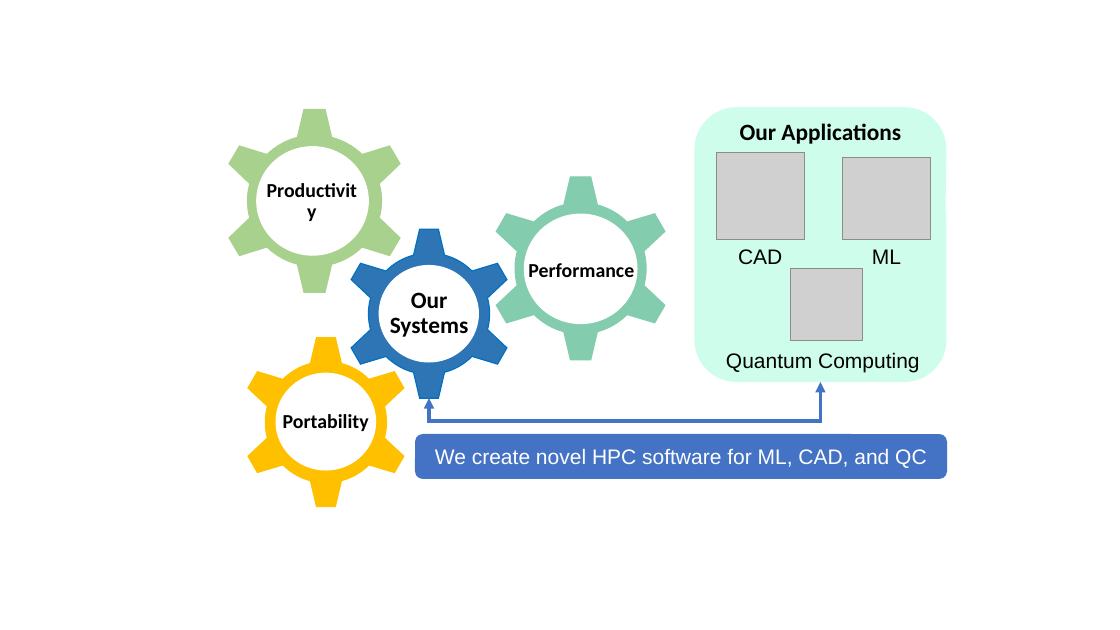
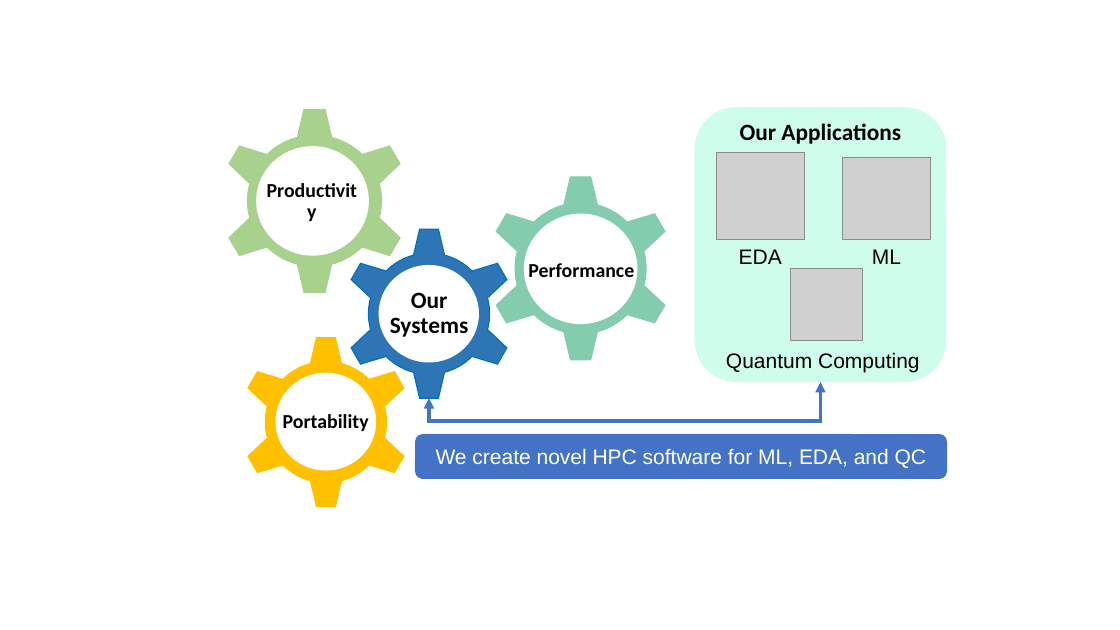
Before and after one commit to tsung-wei-huang/tsung-wei-huang.github.io, a slide deck: slide 3 of images/respic/research_overview.pptx. Drawn at 1120x630 pixels with LibreOffice and Linux fonts; fonts in the diff are those of the drawing; grey boxes stand for pictures. Boxes give left, top, right and bottom in pixels: in the first picture for what was removed or moved away, otherwise in the second. Text is boxed around its words. In the diff, an @@ line names an element or a change of style, - is before the commit and + after.

```diff
--- a/images/respic/research_overview.pptx
+++ b/images/respic/research_overview.pptx
@@ text at (x1=739, y1=249, x2=782, y2=264): text changed @@
-CAD
+EDA
@@ text in rounded rectangle at (x1=436, y1=448, x2=926, y2=468): text changed @@
-We create novel HPC software for ML, CAD, and QC
+We create novel HPC software for ML, EDA, and QC
```
Also in this commit, not shown: 1 slide added, 30 other files.
